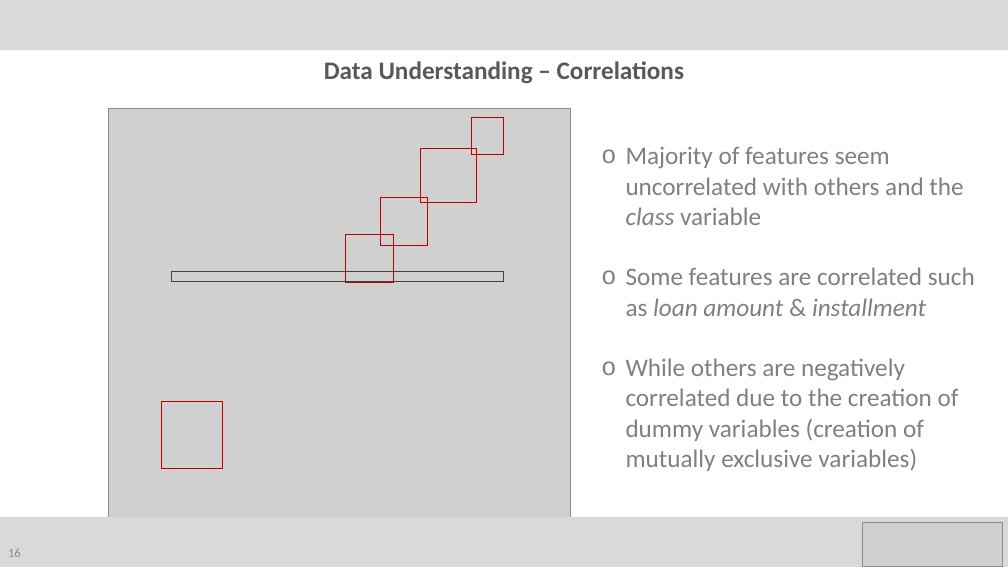
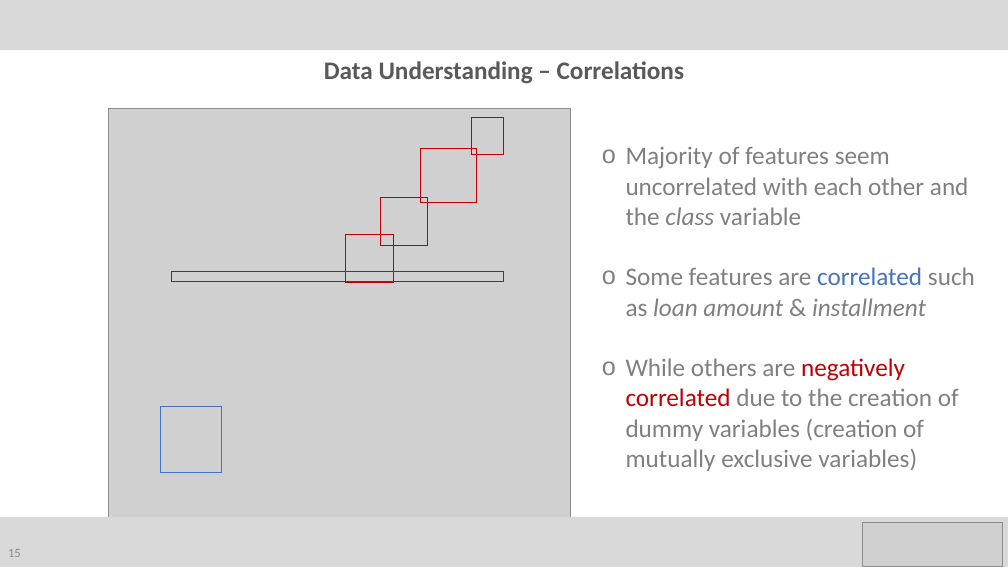
Before and after one commit to ah12068/fca-takehome-test, a slide deck: slide 15 of reports/FCA_presentation.pptx (slide 16 before the commit). Drawn at 1008x567 pixels with LibreOffice and Linux fonts; fonts in the diff are those of the drawing; grey boxes stand for pictures. Boxes give left, top, right and bottom in pixels: in the first picture for what was removed or moved away, otherwise in the second. Text is boxed around its words. In the diff, an @@ line names an element or a change of style, - is before the commit and + after.

```diff
--- a/reports/FCA_presentation.pptx
+++ b/reports/FCA_presentation.pptx
@@ text at (626,147,969,225): text changed @@
-o Majority of features seem uncorrelated with others and the class variable
+o Majority of features seem uncorrelated with each other and the class variable
@@ text at (626,267,975,471): text colour #808080 to #4472C4 in "correlated"; text colour #808080 to #C00000 in "negatively correlated" @@
@@ rectangle: place and size @@
-rectangle at (161,402,222,469)
+rectangle at (160,407,222,473)
@@ rectangle at (160,407,222,473): outline #C00000 1 pt to #4472C4 1 pt @@
```
Also in this commit, not shown: 7 other slides changed, 16 slides added, 1 slide removed.
